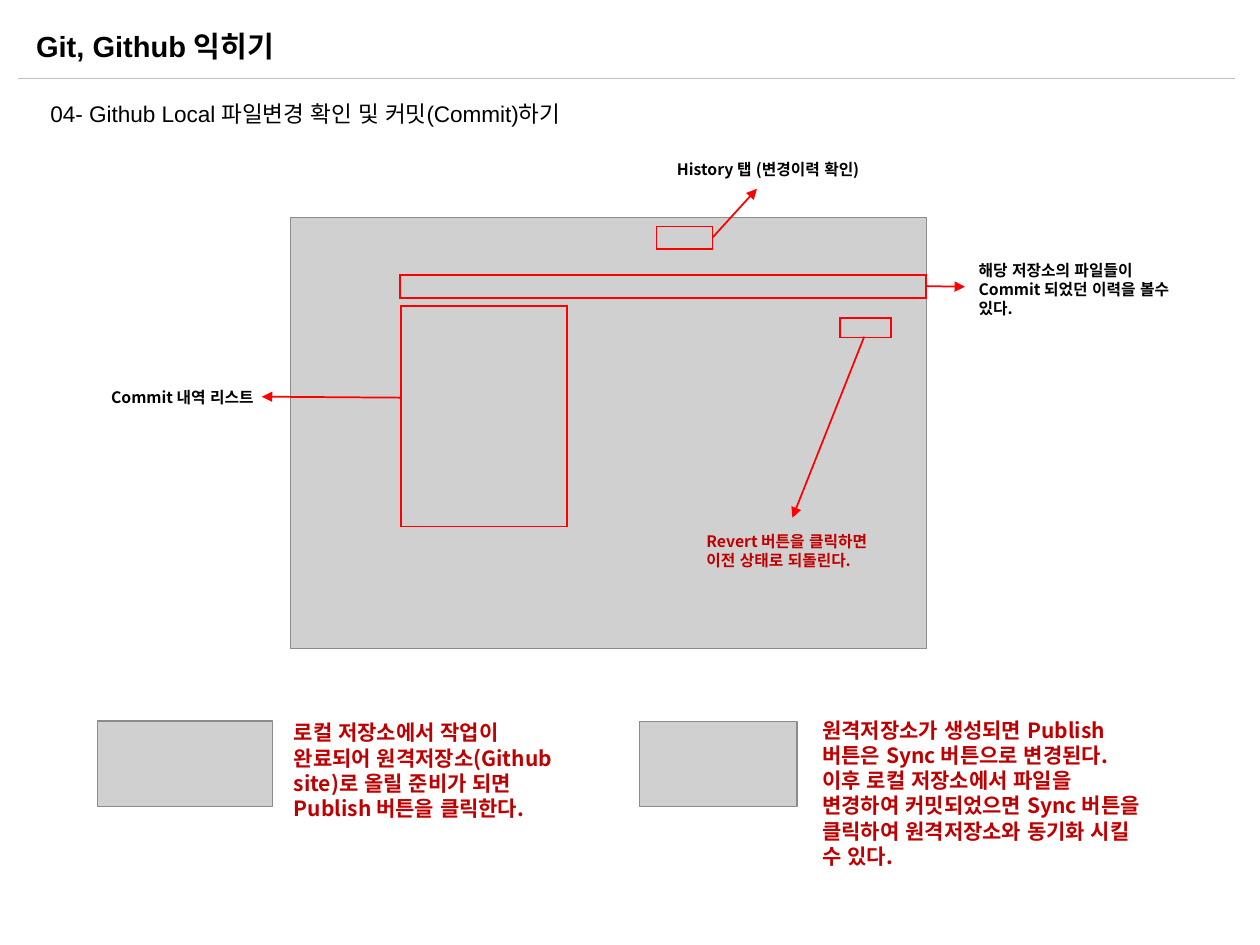
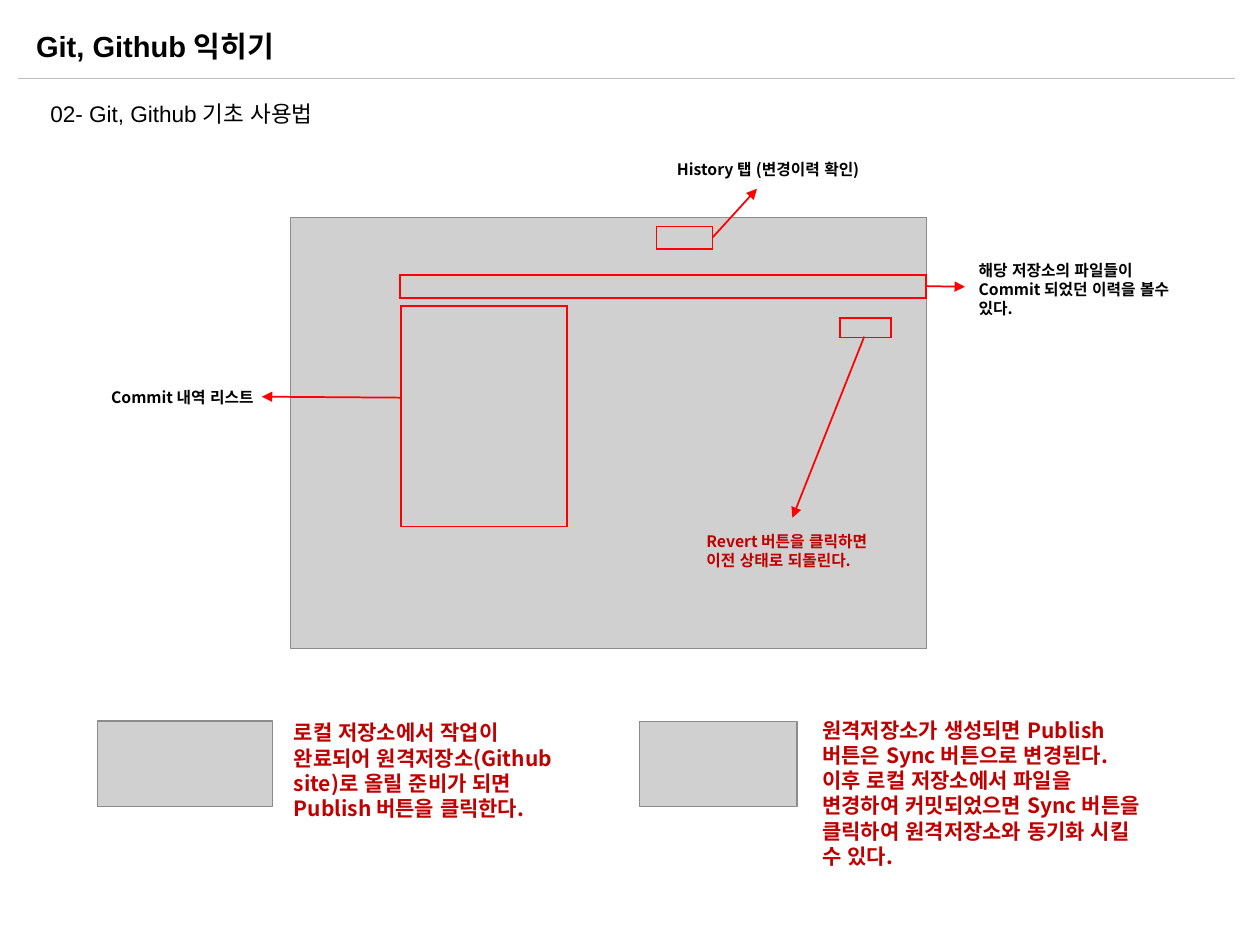
Before and after one commit to sabin21/NodeJS_Workflow_Study, a slide deck: slide 17 of CH00_Git_Github.pptx (slide 16 before the commit). Drawn at 1260x945 pixels with LibreOffice and Linux fonts; fonts in the diff are those of the drawing; grey boxes stand for pictures. Boxes give left, top, right and bottom in pixels: in the first picture for what was removed or moved away, otherwise in the second. Text is boxed around its words. In the diff, an @@ line names an element or a change of style, - is before the commit and + after.

Commit message:
재 수정된 파일들

```diff
--- a/CH00_Git_Github.pptx
+++ b/CH00_Git_Github.pptx
@@ text at box(50, 103, 312, 125): text changed @@
-04- Github Local 파일변경 확인 및 커밋(Commit)하기
+02- Git, Github 기초 사용법
```
Also in this commit, not shown: 11 other slides changed, 2 slides added, 1 slide removed, 1 other file.
